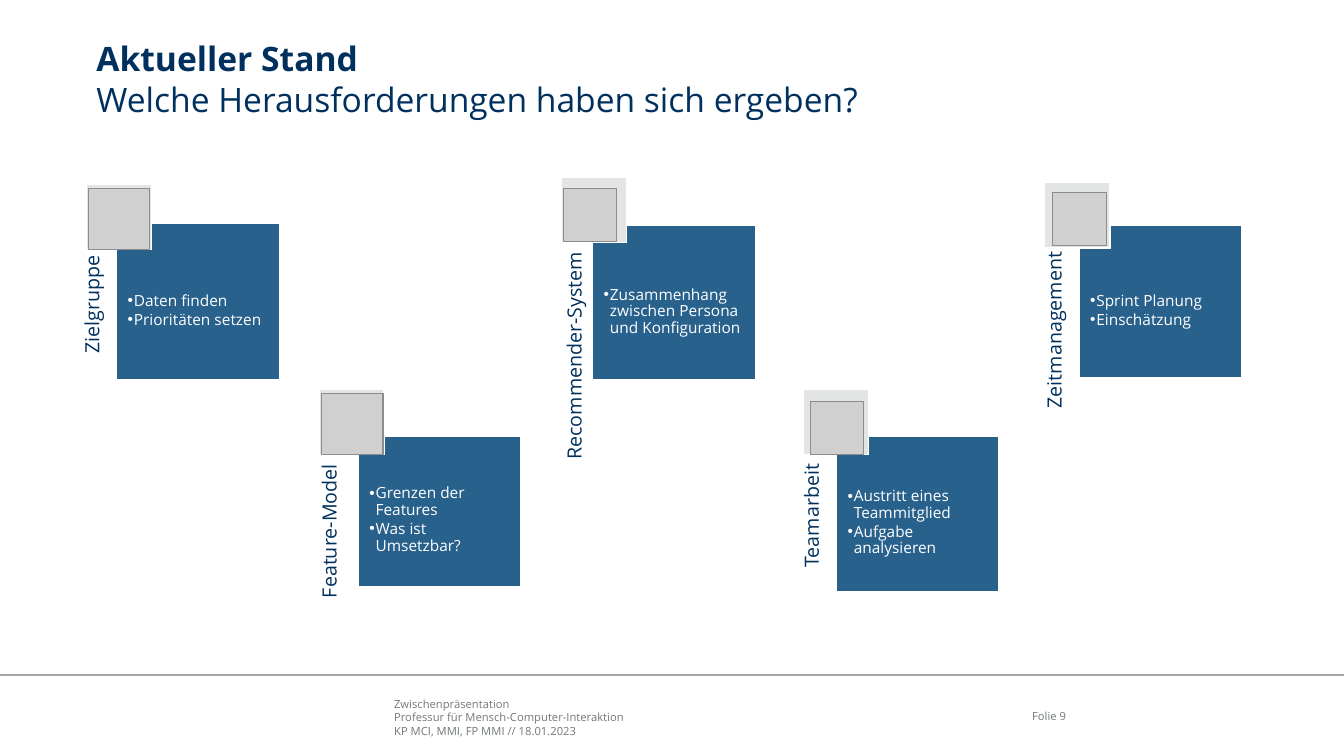
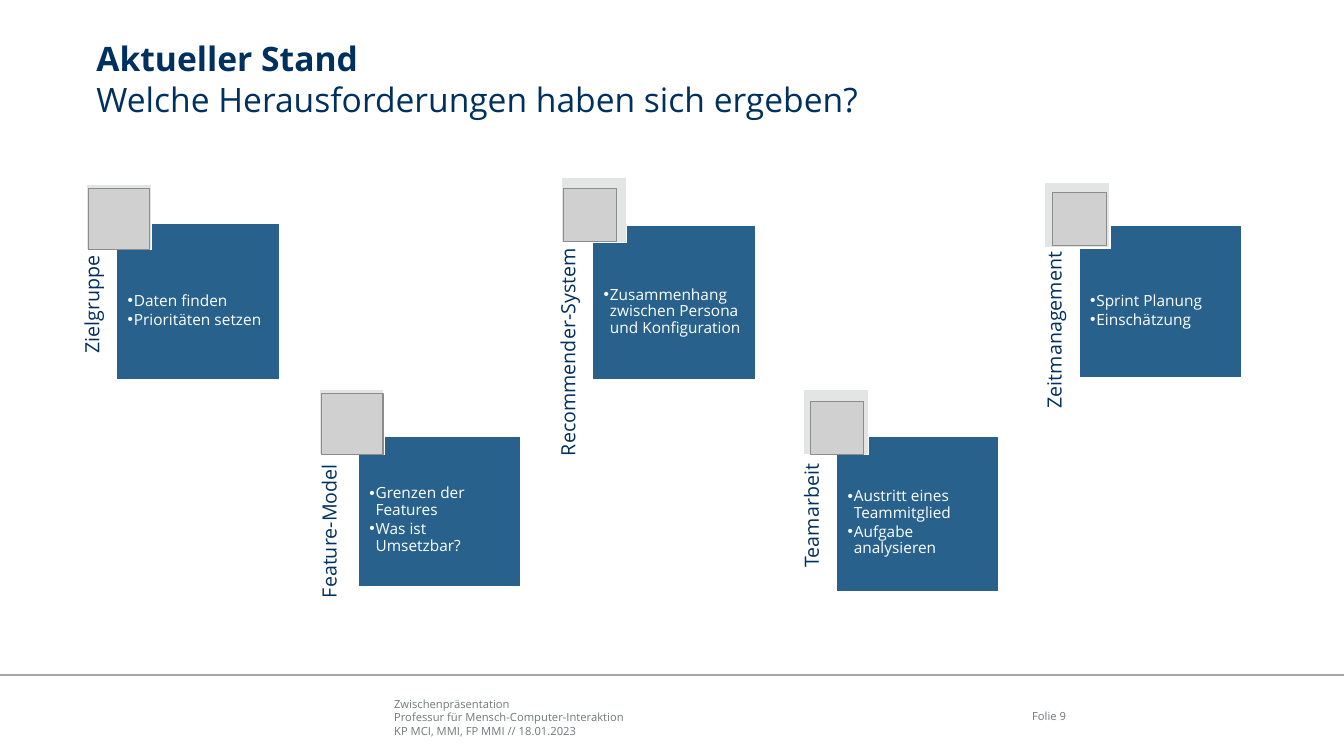
Before and after one commit to EmelieRadziwill/MCI_Sprachinteraktion, a slide deck: slide 9 of Zwischenpräsentation.pptx. Drawn at 1344x756 pixels with LibreOffice and Linux fonts; fonts in the diff are those of the drawing; grey boxes stand for pictures; background and template pictures are left out. Boxes give left, top, right and bottom in pixels: in the first picture for what was removed or moved away, otherwise in the second. Text is boxed around its words. In the diff, an @@ line names an element or a change of style, - is before the commit and + after.

```diff
--- a/Zwischenpräsentation.pptx
+++ b/Zwischenpräsentation.pptx
@@ text "Recommender-System": place and size @@
-text "Recommender-System" at bbox=[561, 272, 588, 454]
+text "Recommender-System" at bbox=[555, 268, 582, 450]
```
Also in this commit, not shown: 1 other slide changed, 1 other file.
